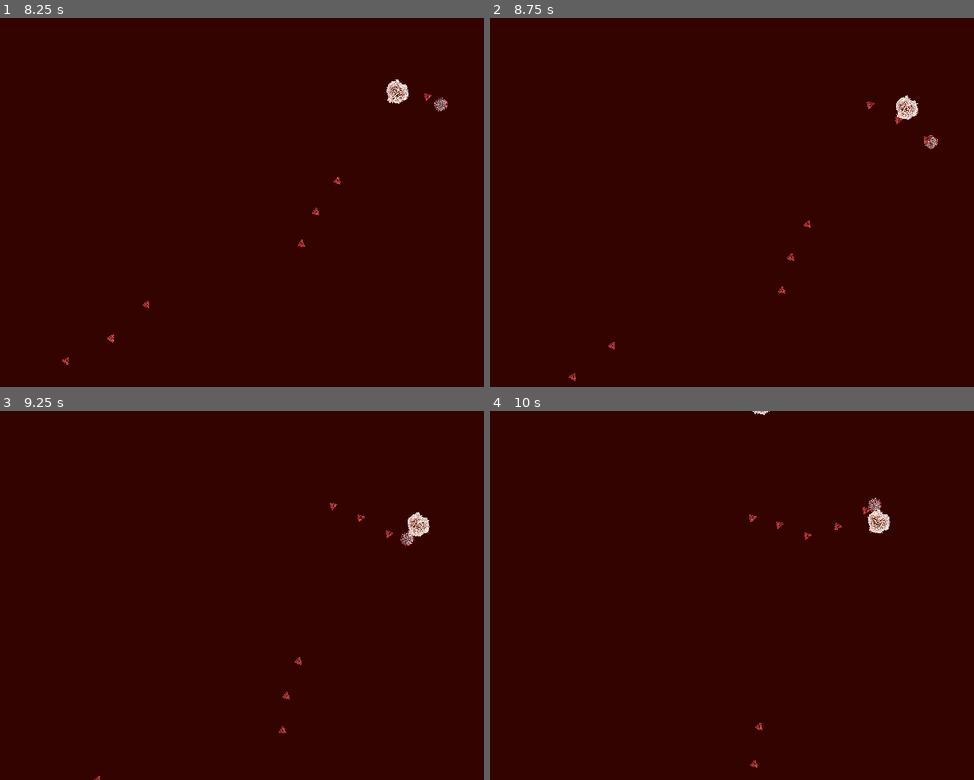
Above: before the commit, frames 1-4 (two rows, left to right).
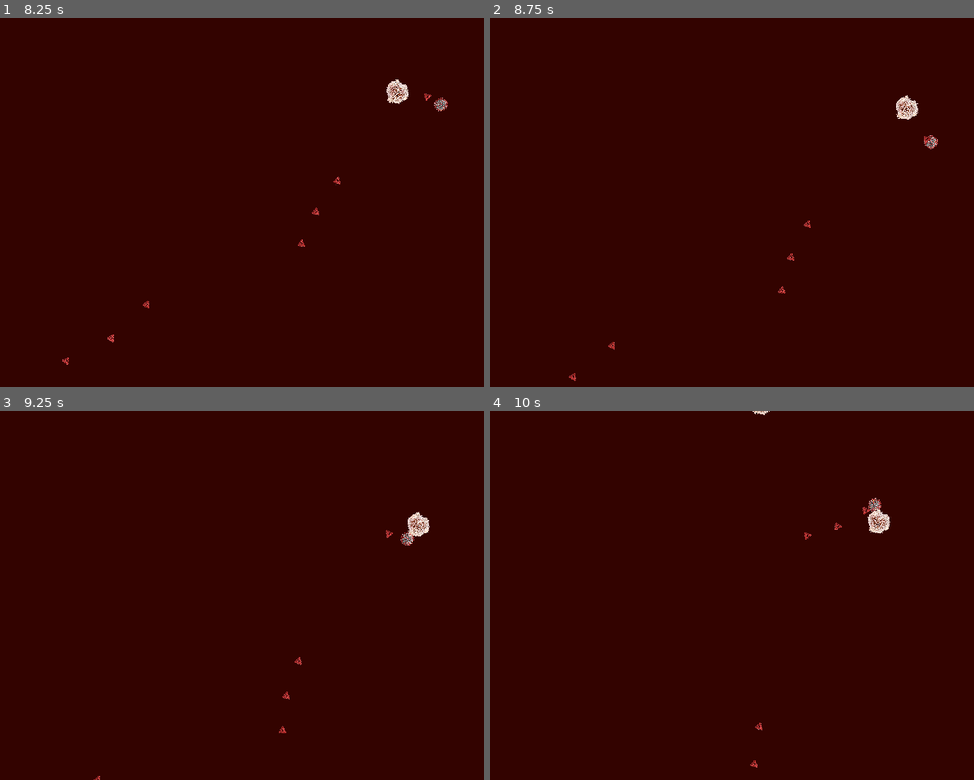
Above: after the commit, the same moments.

Repository: FernandoLuiis/Virus2_ElectricBoogaloo
Game: Godot game, scene res://Arena/Arena.tscn
Same seed, same stepped clock (60 frames per second), same inputs: the game is played once before the commit and once after it.
Inputs (mouse positions are in pixels of both pictures, inside the frame that each line leads up to):
- Up to frame 1 (8.25 s): tap Enter at 0.5, 2 s; move the mouse to (295, 276) at 0.52 s; press the mouse at (295, 276) at 0.53 s; hold Up (ui_up) 0.53-2.03 s; tap Space at 1.25 s; move the mouse to (outside the picture) at 1.27 s; release the mouse at (outside the picture) at 1.28 s; click (outside the picture) at 1.35 s; move the mouse to (130, 147) at 2.02 s; press the mouse at (130, 147) at 2.03 s; hold Left (ui_left) 2.03-3.53 s; move the mouse to (363, 202) at 2.77 s; release the mouse at (363, 202) at 2.78 s; click (363, 202) at 2.85 s; move the mouse to (227, 110) at 3.52 s; press the mouse at (227, 110) at 3.53 s; hold Down (ui_down) 3.53-4.28 s; move the mouse to (474, 184) at 4.27 s; release the mouse at (474, 184) at 4.28 s; hold Right (ui_right) 4.28-5.03 s; click (474, 184) at 4.35 s; move the mouse to (198, 220) at 5.02 s; press the mouse at (198, 220) at 5.03 s; hold Up (ui_up) 5.03-5.78 s; move the mouse to (392, 121) at 5.77 s; release the mouse at (392, 121) at 5.78 s; hold Right (ui_right) 5.78-8.03 s; click (392, 121) at 5.85 s; move the mouse to (295, 276) at 6.52 s; press the mouse at (295, 276) at 6.53 s; move the mouse to (outside the picture) at 7.27 s; release the mouse at (outside the picture) at 7.28 s; click (outside the picture) at 7.35 s; move the mouse to (130, 147) at 8.02 s; press the mouse at (130, 147) at 8.03 s; hold Down (ui_down) from 8.03 s (still down)
- Up to frame 2 (8.75 s): keep holding Down (ui_down)
- Up to frame 3 (9.25 s): move the mouse to (363, 595) at 8.77 s; release Down (ui_down) at 8.78 s; release the mouse at (363, 595) at 8.78 s; hold Left (ui_left) from 8.78 s (still down); click (363, 595) at 8.85 s
- Up to frame 4 (10 s): move the mouse to (717, 503) at 9.52 s; release Left (ui_left) at 9.53 s; press the mouse at (717, 503) at 9.53 s; hold Up (ui_up) from 9.53 s (still down)

Frame 1 is identical in both runs. In frame 2, less than 0.1% of the frame differs, in the area x 77-86%, y 22-29%; in frame 3, less than 0.1%; in frame 4, less than 0.1%.

Commit message:
Enemy and bullet collision
Enemies can now die.
Bullets are removed after hitting an "Enemy"
Enemies are removed after reaching 0 health

Diff:
--- a/Virus Raid 2 Electric Boogaloo/Arena/Arena.gd
+++ b/Virus Raid 2 Electric Boogaloo/Arena/Arena.gd
@@ -29,3 +29,4 @@
 func _on_Enemy_Spawn_timeout():
 	if enemy_count < max_enemies:
 		Global.instance_node(enemy, enemy_spawn_pos_randomizer(), Global.arena)
+		enemy_count += 1
--- a/Virus Raid 2 Electric Boogaloo/Enemy/Fagocito/Fagocito.gd
+++ b/Virus Raid 2 Electric Boogaloo/Enemy/Fagocito/Fagocito.gd
@@ -1,9 +1,22 @@
 extends Node2D
 
 var speed = 150
+var health = 3
 
 func _ready():
 	pass
 
 func _process(delta):
 	get_parent().follow_player(self, speed, delta)
+
+
+func _on_Hitbox_area_entered(area):
+
+	##Deduz o dano recebido ao ser atingido por uma área do tipo Bullet
+	if area.is_in_group("Bullet"):
+		if area.is_in_group("1_Damage"):
+			health -= 1
+
+	##Remove o inimigo caso a vida chegue a zero
+	if health <= 0:
+		queue_free()
--- a/Virus Raid 2 Electric Boogaloo/Enemy/Fagocito/Fagocito.tscn
+++ b/Virus Raid 2 Electric Boogaloo/Enemy/Fagocito/Fagocito.tscn
@@ -1,7 +1,10 @@
-[gd_scene load_steps=3 format=2]
+[gd_scene load_steps=4 format=2]
 
 [ext_resource path="res://Enemy/Fagocito/Fagocito.gd" type="Script" id=1]
 [ext_resource path="res://Enemy/Fagocito/whitecell.png" type="Texture" id=2]
+
+[sub_resource type="CircleShape2D" id=1]
+radius = 10.6667
 
 [node name="Fagocito" type="Node2D"]
 script = ExtResource( 1 )
@@ -10,6 +13,11 @@
 scale = Vector2( 0.06, 0.06 )
 texture = ExtResource( 2 )
 
-[node name="Area2D" type="Area2D" parent="."]
+[node name="Hitbox" type="Area2D" parent="." groups=["Enemy"]]
 
-[node name="CollisionShape2D" type="CollisionShape2D" parent="Area2D"]
+[node name="Área de Colisão" type="CollisionShape2D" parent="Hitbox"]
+position = Vector2( -1, 5 )
+scale = Vector2( 3, 3 )
+shape = SubResource( 1 )
+
+[connection signal="area_entered" from="Hitbox" to="." method="_on_Hitbox_area_entered"]
--- a/Virus Raid 2 Electric Boogaloo/Player/Virus_Player/Virus_Bullet.gd
+++ b/Virus Raid 2 Electric Boogaloo/Player/Virus_Player/Virus_Bullet.gd
@@ -13,3 +13,8 @@
 ##Remove a bala quando ela sai da tela. Evita que as balas perdidas persistam indefinidamente fora da tela.
 func _on_VisibilityNotifier2D_screen_exited():
 	queue_free()
+
+
+func _on_Hitbox_area_entered(area):
+	if area.is_in_group("Enemy"):
+		queue_free()
--- a/Virus Raid 2 Electric Boogaloo/Player/Virus_Player/Virus_Bullet.tscn
+++ b/Virus Raid 2 Electric Boogaloo/Player/Virus_Player/Virus_Bullet.tscn
@@ -1,7 +1,9 @@
-[gd_scene load_steps=3 format=2]
+[gd_scene load_steps=4 format=2]
 
 [ext_resource path="res://Player/Virus_Player/Virus_Bullet.gd" type="Script" id=1]
 [ext_resource path="res://Player/Virus_Player/shot.png" type="Texture" id=2]
+
+[sub_resource type="CircleShape2D" id=1]
 
 [node name="Virus_Bullet" type="Node2D"]
 script = ExtResource( 1 )
@@ -12,4 +14,11 @@
 
 [node name="VisibilityNotifier2D" type="VisibilityNotifier2D" parent="."]
 
+[node name="Hitbox" type="Area2D" parent="." groups=["1_Damage", "Bullet"]]
+
+[node name="Área de Colisão" type="CollisionShape2D" parent="Hitbox"]
+position = Vector2( 3, 1 )
+shape = SubResource( 1 )
+
 [connection signal="screen_exited" from="VisibilityNotifier2D" to="." method="_on_VisibilityNotifier2D_screen_exited"]
+[connection signal="area_entered" from="Hitbox" to="." method="_on_Hitbox_area_entered"]
